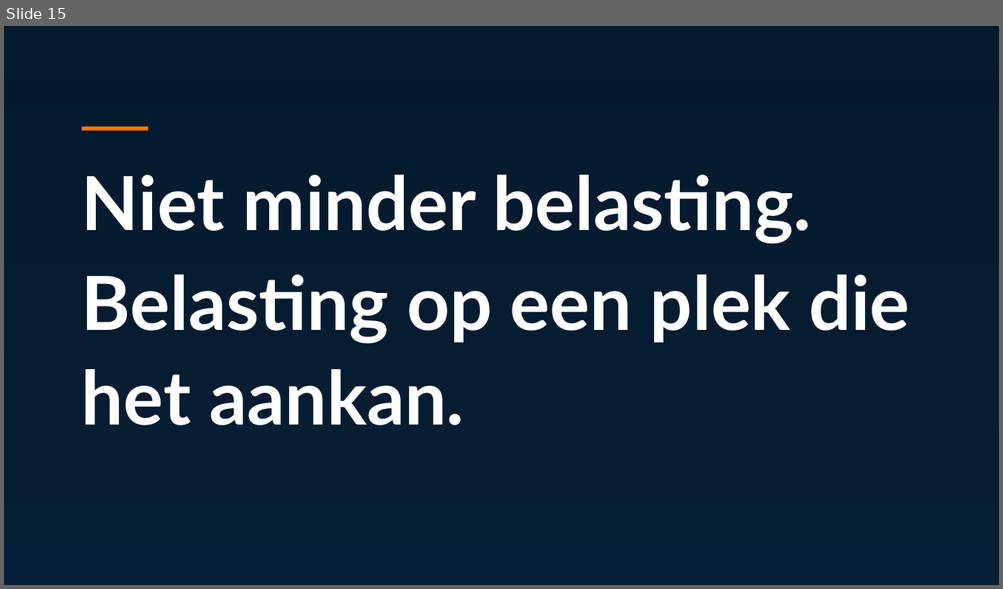
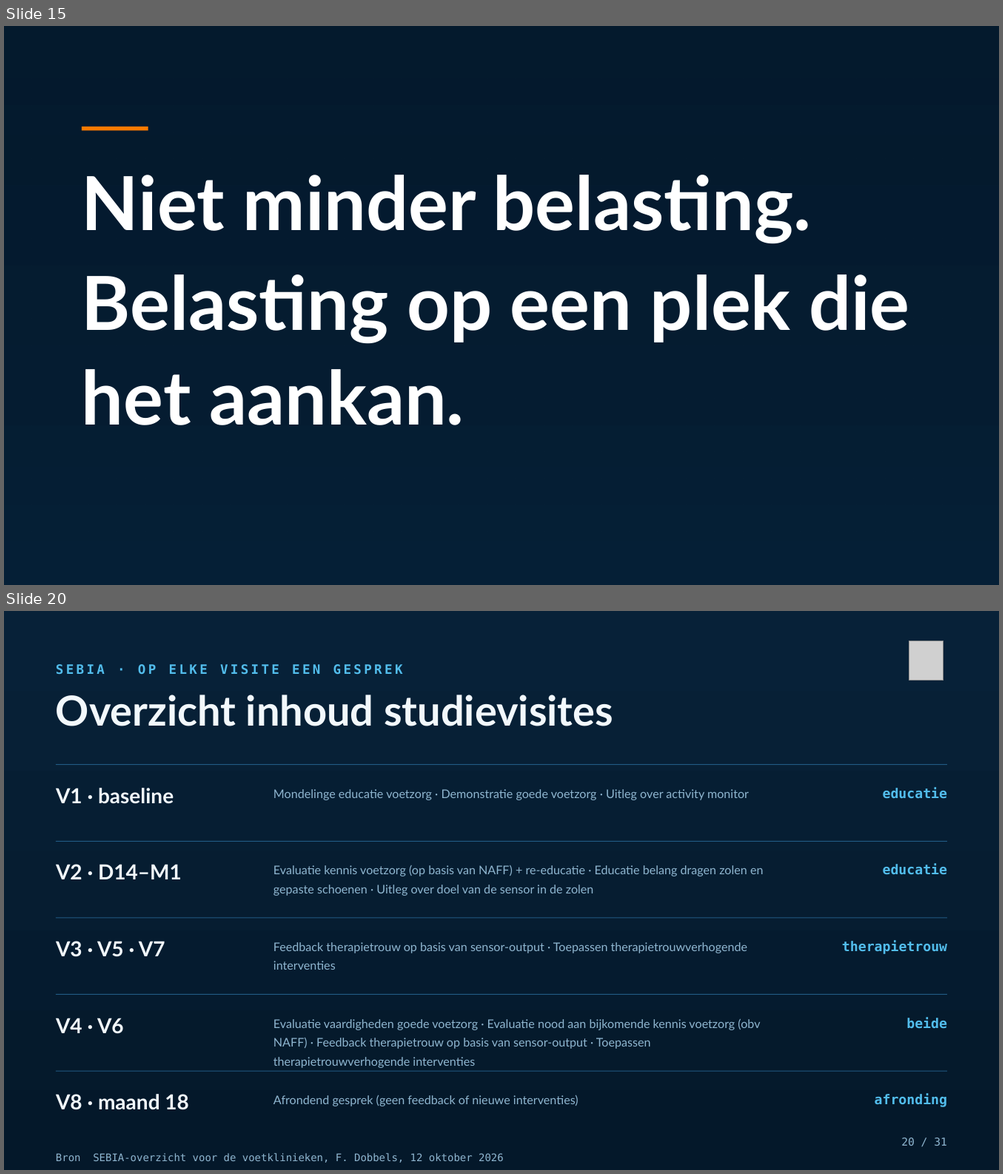
Before and after one commit to Dellfs/paradise-project, a slide deck: PARADISE_presentatie/PARADISE_az_groeninge.pptx. Shown one above the other, each under a label of ours: slide 15 before the commit, slides 15 and 20 after it; the slides between them are not shown. The pictures are 1003x589 and 1003x1174 pixels, drawn with LibreOffice and Linux fonts; fonts in the diff are those of the drawing; grey boxes stand for pictures; background and template pictures are left out; a plain dark background stands for a picture behind light text. Boxes give left, top, right and bottom in pixels: in the first picture for what was removed or moved away, otherwise in the second. Text is boxed around its words. In the diff, an @@ line names an element or a change of style, - is before the commit and + after.

```diff
--- a/PARADISE_presentatie/PARADISE_az_groeninge.pptx
+++ b/PARADISE_presentatie/PARADISE_az_groeninge.pptx
@@ slide 20 added at [4,611,999,1170], background #FFFFFF @@
@@ rectangle added at [4,611,999,1170], fill gradient #072138 to #04182A @@
@@ picture added at [909,641,943,681] @@
@@ text added at [56,664,403,674], 12.5 pt, text #52BDEC, bold @@
+SEBIA · OP ELKE VISITE EEN GESPREK
@@ text added at [56,695,613,726], 40 pt, text #F2F8FC, bold @@
+Overzicht inhoud studievisites
@@ rectangle added at [56,765,946,766], fill #215B84 @@
@@ text added at [56,788,173,804], 20 pt, text #F2F8FC, bold @@
+V1 · baseline
@@ text added at [882,787,948,799], 13 pt, text #52BDEC, bold @@
+educatie
@@ text added at [273,789,748,800], 11.5 pt, text #8FB6D0 @@
+Mondelinge educatie voetzorg · Demonstratie goede voetzorg · Uitleg over activity monitor
@@ rectangle added at [56,841,946,842], fill #215B84 @@
@@ text added at [56,864,182,880], 20 pt, text #F2F8FC, bold @@
+V2 · D14–M1
@@ text added at [273,866,763,896], 11.5 pt, text #8FB6D0 @@
+Evaluatie kennis voetzorg (op basis van NAFF) + re-educatie · Educatie belang dragen zolen en gepaste schoenen · Uitleg over doel van de sensor in de zolen
@@ text added at [882,864,948,875], 13 pt, text #52BDEC, bold @@
+educatie
@@ rectangle added at [56,917,946,918], fill #215B84 @@
@@ text added at [56,941,165,957], 20 pt, text #F2F8FC, bold @@
+V3 · V5 · V7
@@ text added at [273,943,747,970], 11.5 pt, text #8FB6D0 @@
+Feedback therapietrouw op basis van sensor-output · Toepassen therapietrouwverhogende interventies
@@ text added at [842,941,947,954], 13 pt, text #52BDEC, bold @@
+therapietrouw
@@ rectangle added at [56,994,946,995], fill #215B84 @@
@@ text added at [56,1018,124,1034], 20 pt, text #F2F8FC, bold @@
+V4 · V6
@@ text added at [273,1019,760,1068], 11.5 pt, text #8FB6D0 @@
+Evaluatie vaardigheden goede voetzorg · Evaluatie nood aan bijkomende kennis voetzorg (obv NAFF) · Feedback therapietrouw op basis van sensor-output · Toepassen therapietrouwverhogende interventies
@@ text added at [906,1017,947,1029], 13 pt, text #52BDEC, bold @@
+beide
@@ rectangle added at [56,1071,946,1072], fill #215B84 @@
@@ text added at [56,1094,189,1111], 20 pt, text #F2F8FC, bold @@
+V8 · maand 18
@@ text added at [273,1095,578,1107], 11.5 pt, text #8FB6D0 @@
+Afrondend gesprek (geen feedback of nieuwe interventies)
@@ text added at [874,1094,947,1108], 13 pt, text #52BDEC, bold @@
+afronding
@@ text added at [901,1138,947,1146], 10.5 pt, text #8FB6D0 @@
+20 / 31
@@ text added at [56,1153,504,1163], 10 pt, text #8FB6D0 @@
+Bron SEBIA-overzicht voor de voetklinieken, F. Dobbels, 12 oktober 2026
```
Also in this commit, not shown: 23 slides changed, 4 other slides added, 1 slide removed.
